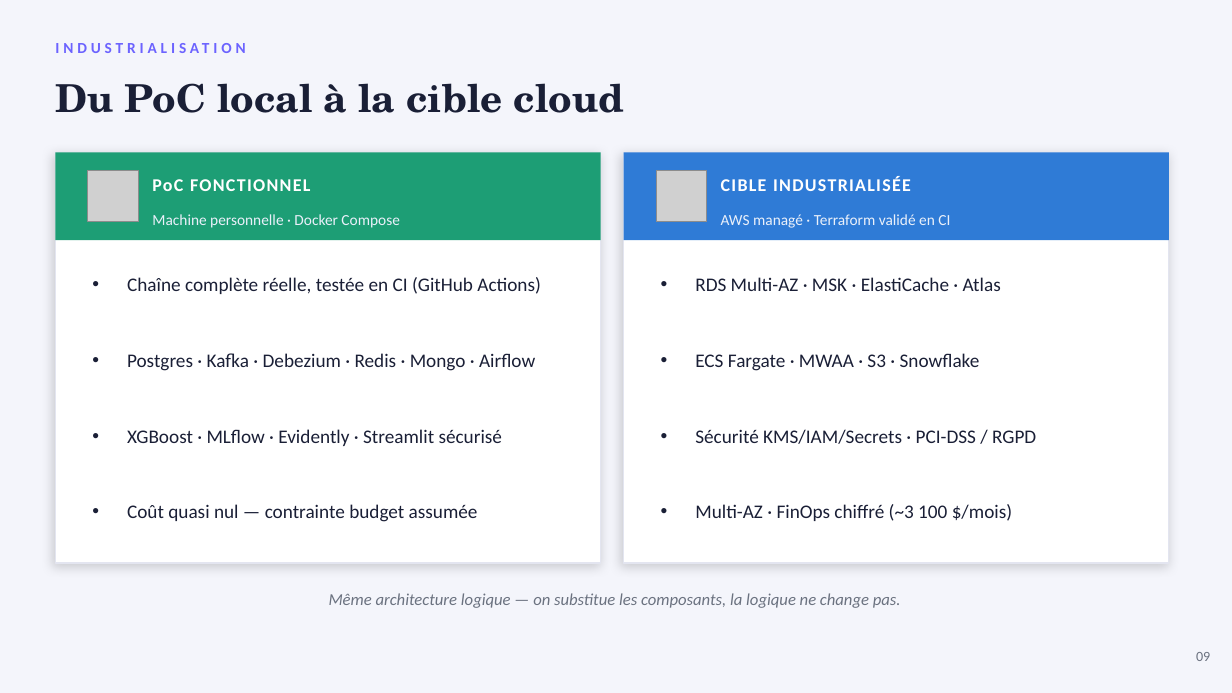
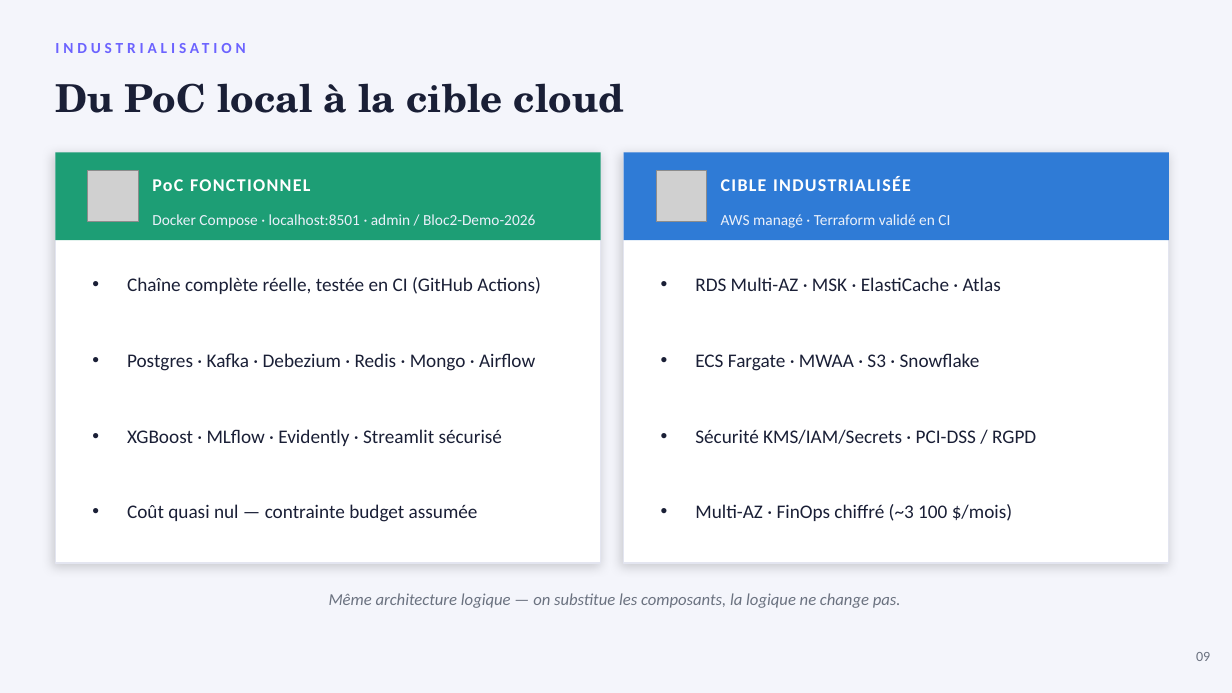
Before and after one commit to PDUCLOS/BLOC2-STRIPE, a slide deck: slide 12 of presentation/stripe_presentation_bloc2.pptx. Drawn at 1232x693 pixels with LibreOffice and Linux fonts; fonts in the diff are those of the drawing; grey boxes stand for pictures. Boxes give left, top, right and bottom in pixels: in the first picture for what was removed or moved away, otherwise in the second. Text is boxed around its words. In the diff, an @@ line names an element or a change of style, - is before the commit and + after.

```diff
--- a/presentation/stripe_presentation_bloc2.pptx
+++ b/presentation/stripe_presentation_bloc2.pptx
@@ text at (152, 214, 535, 228): text changed @@
-Machine personnelle · Docker Compose
+Docker Compose · localhost:8501 · admin / Bloc2-Demo-2026
```
Also in this commit, not shown: 3 slides added, 3 slides removed, 17 other files.
